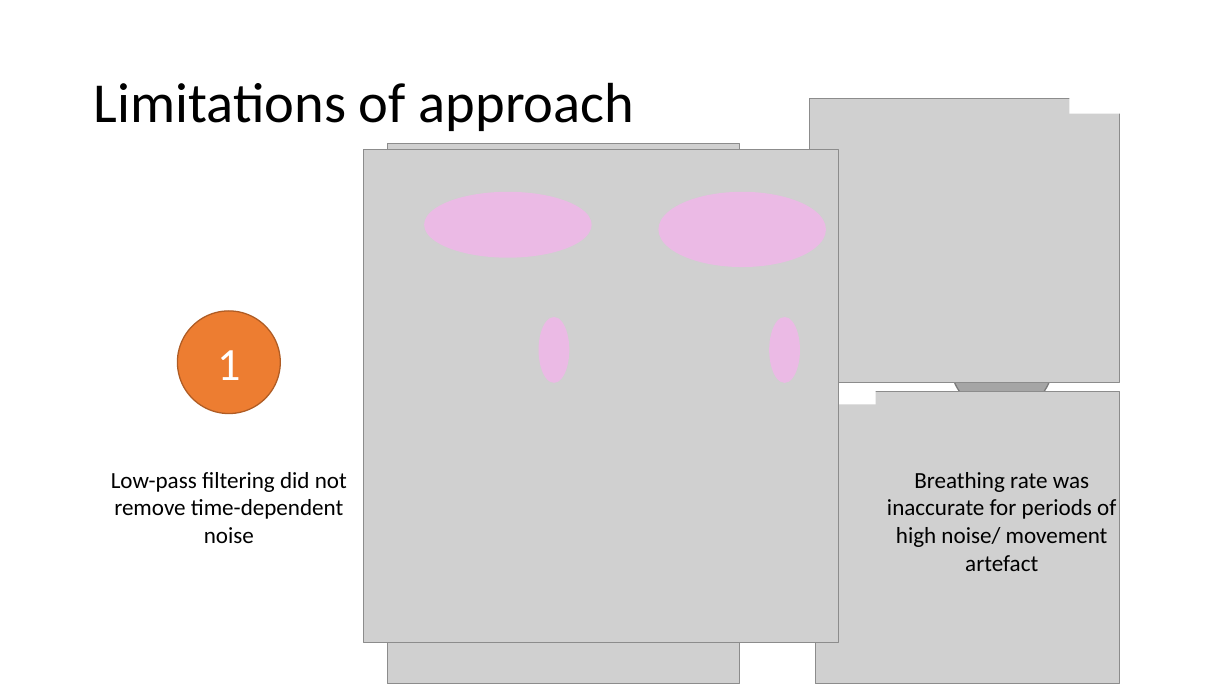
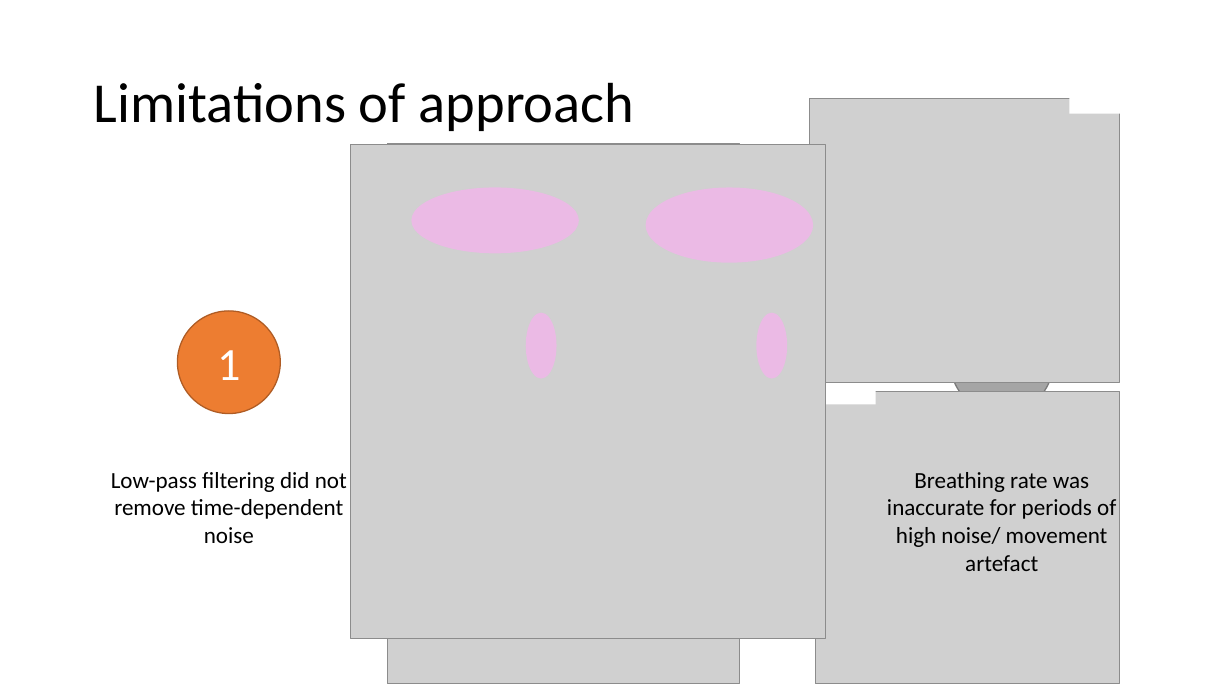
Before and after one commit to AoibheT-H/Algorithm_Challenge, a slide deck: slide 3 of Aoibhe_Turner_Heaney_Algorithm_Challenge_Presentation.pptx. Drawn at 1232x693 pixels with LibreOffice and Linux fonts; fonts in the diff are those of the drawing; grey boxes stand for pictures. Boxes give left, top, right and bottom in pixels: in the first picture for what was removed or moved away, otherwise in the second. Text is boxed around its words. In the diff, an @@ line names an element or a change of style, - is before the commit and + after.

```diff
--- a/Aoibhe_Turner_Heaney_Algorithm_Challenge_Presentation.pptx
+++ b/Aoibhe_Turner_Heaney_Algorithm_Challenge_Presentation.pptx
@@ 3 ellipses, 1 picture: place and size @@
-3 ellipses, 1 picture at (363,149,838,642)
+3 ellipses, 1 picture at (350,145,825,639)
@@ ellipse: place and size @@
-ellipse at (769,317,799,383)
+ellipse at (757,312,787,378)
```
Also in this commit, not shown: 1 other slide changed, 1 slide removed.
